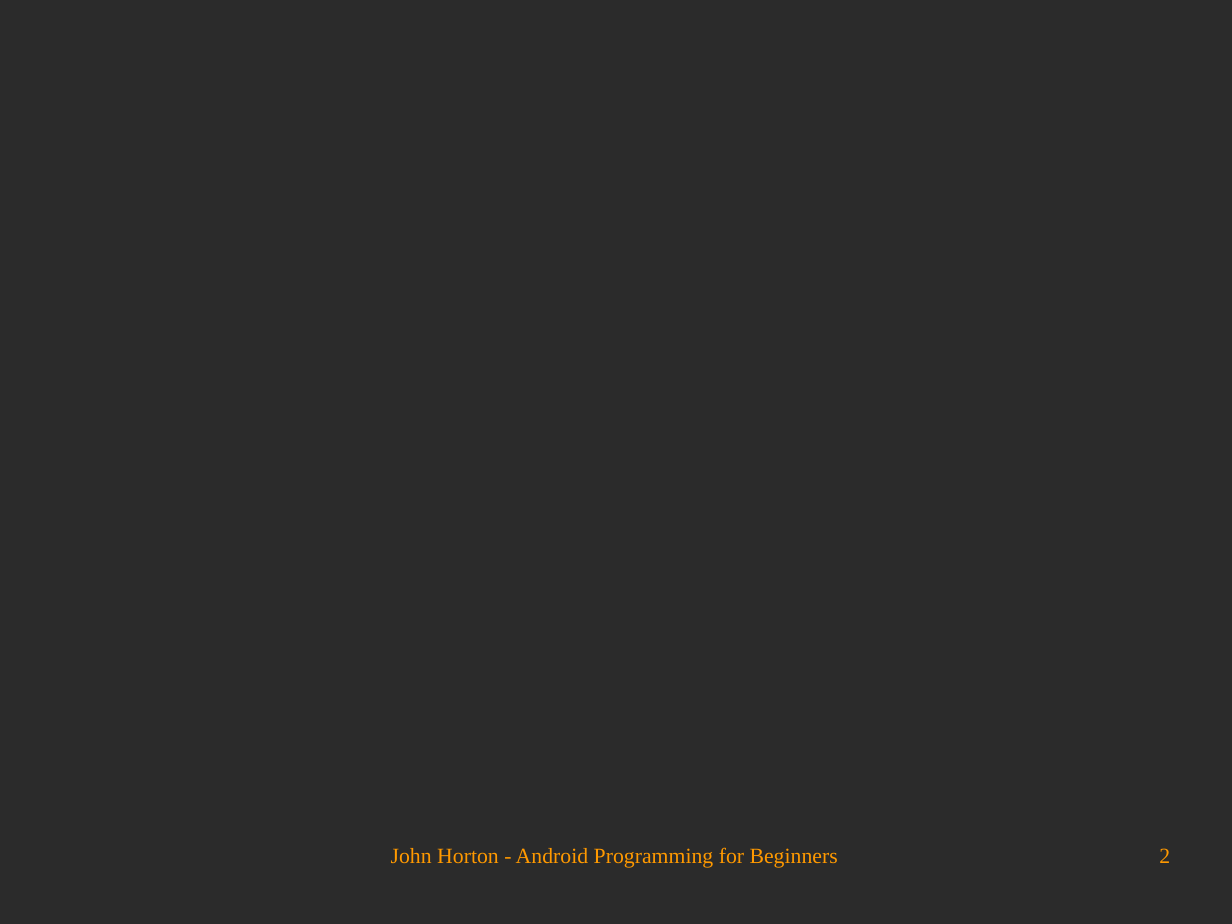
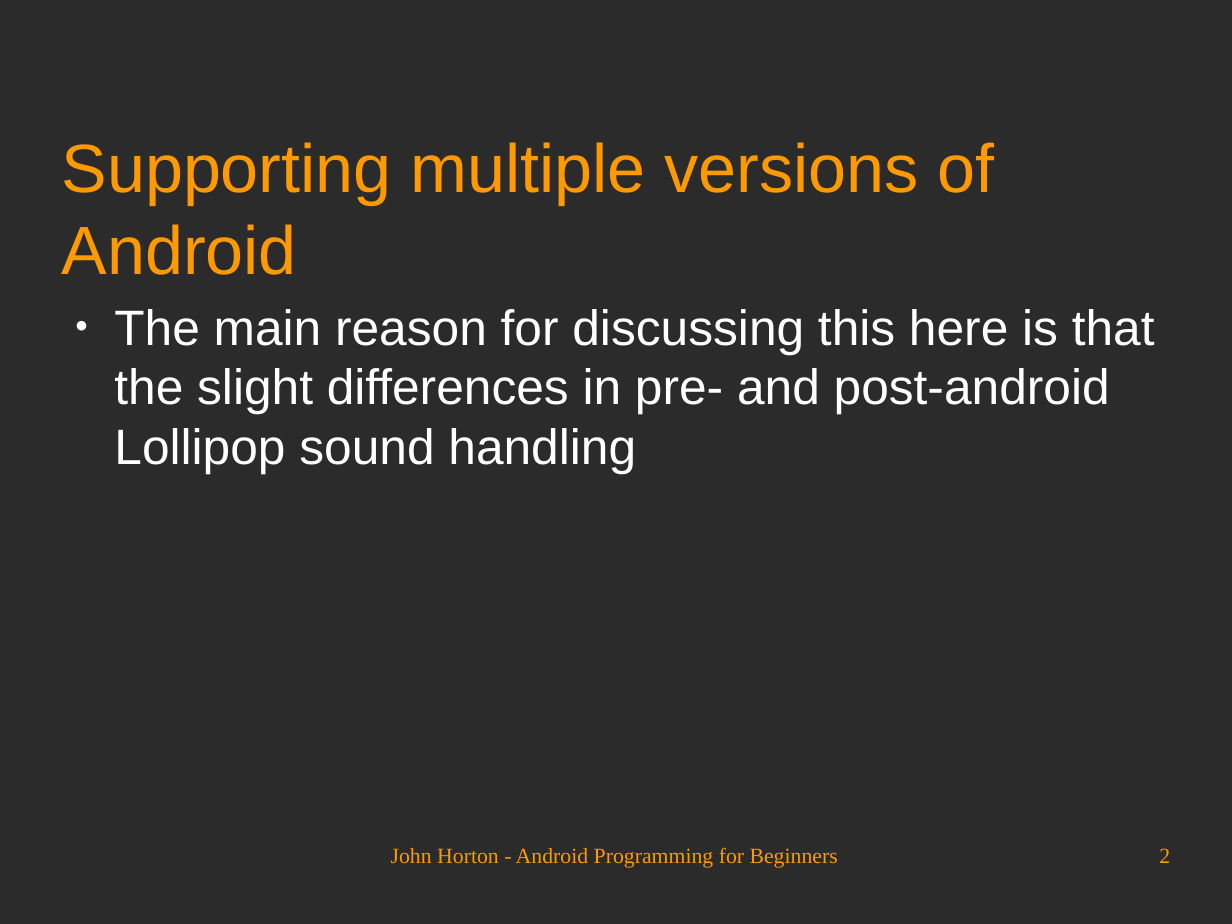
Before and after one commit to Academy-Soft-Intellect/Android-Programming-for-Beginners, a slide deck: slide 2 of 17_Sound_FX_and_Supporting_Different_Versions_of_Android.odp. Drawn at 1232x924 pixels with LibreOffice and Linux fonts; fonts in the diff are those of the drawing; background and template pictures are left out; a plain dark background stands for a picture behind light text. Boxes give left, top, right and bottom in pixels: in the first picture for what was removed or moved away, otherwise in the second. Text is boxed around its words. In the diff, an @@ line names an element or a change of style, - is before the commit and + after.

```diff
--- a/17_Sound_FX_and_Supporting_Different_Versions_of_Android.odp
+++ b/17_Sound_FX_and_Supporting_Different_Versions_of_Android.odp
@@ title added at (62,142,995,275), 44 pt, text #FF9900 @@
+Supporting multiple versions of Android
@@ text added at (114,309,1155,473), 32 pt, text #FFFFFF @@
+● The main reason for discussing this here is that the slight differences in pre- and post-android Lollipop sound handling
```
Also in this commit, not shown: 1 other slide changed, 7 slides added.
